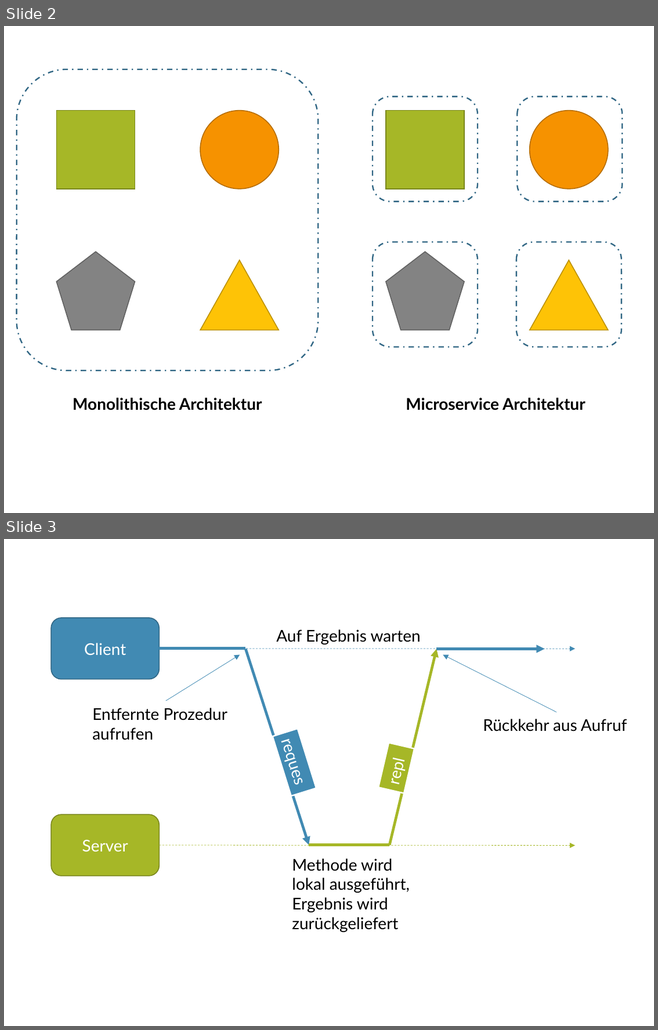
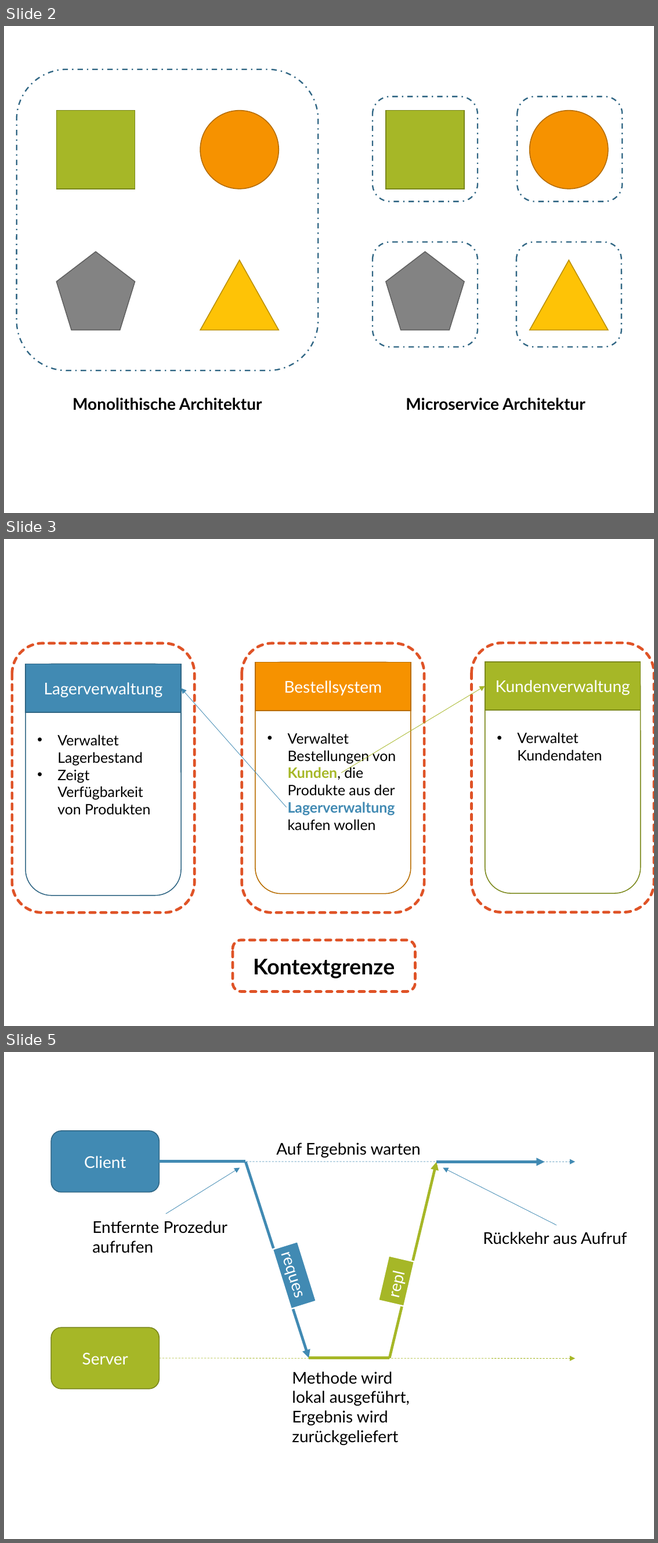
Before and after one commit to FabianWilms/hm-ba, a slide deck: images/ppt/graphics.pptx. Shown one above the other, each under a label of ours: slides 2 and 3 before the commit, slides 2, 3 and 5 after it; the slides between them are not shown. The pictures are 658x1030 and 658x1543 pixels, drawn with LibreOffice and Linux fonts; fonts in the diff are those of the drawing. Boxes give left, top, right and bottom in pixels: in the first picture for what was removed or moved away, otherwise in the second. Text is boxed around its words. In the diff, an @@ line names an element or a change of style, - is before the commit and + after.

```diff
--- a/images/ppt/graphics.pptx
+++ b/images/ppt/graphics.pptx
@@ slide 3 added at (x1=4, y1=539, x2=654, y2=1026), background #FFFFFF @@
@@ group added at (x1=471, y1=643, x2=654, y2=913): 2 rounded rectangles, 1 rectangle, 1 text @@
+Kundenverwaltung
+• Verwaltet Kundendaten
@@ rounded rectangle added at (x1=12, y1=643, x2=194, y2=913), outline #DF5327 3 pt dashed @@
@@ group added at (x1=242, y1=643, x2=424, y2=913): 2 rounded rectangles, 1 rectangle, 1 text @@
+Bestellsystem
+• Verwaltet Bestellungen von Kunden, die Produkte aus der Lagerverwaltung kaufen wollen
@@ rounded rectangle added at (x1=25, y1=664, x2=181, y2=896), outline #306684 1 pt @@
@@ rectangle added at (x1=25, y1=664, x2=181, y2=712), fill #418AB3, outline #306684 1 pt, 18 pt, text #FFFFFF @@
+Lagerverwaltung
@@ arrow added from (286, 808) to (181, 689), #418AB3 0.5 pt @@
@@ arrow added from (341, 773) to (485, 686), #A6B727 0.5 pt @@
@@ text added at (x1=57, y1=734, x2=150, y2=815), 16 pt, text #000000 @@
+• Verwaltet Lagerbestand
+• Zeigt Verfügbarkeit von Produkten
@@ rounded rectangle added at (x1=233, y1=940, x2=415, y2=992), outline #DF5327 3 pt dashed, 24 pt, text #000000, bold @@
+Kontextgrenze
@@ what was slide 3 is now slide 5 @@
```
Also in this commit, not shown: 1 other slide added, 5 slides removed, 7 other files.
